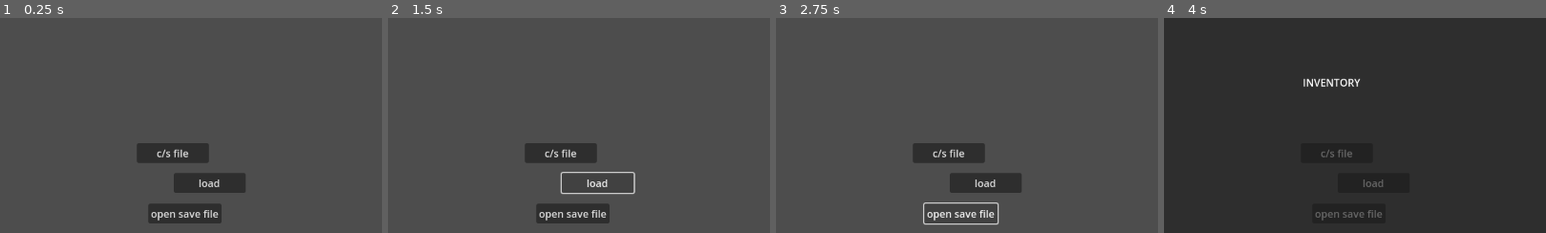
Above: before the commit, frames 1-4 (left to right).
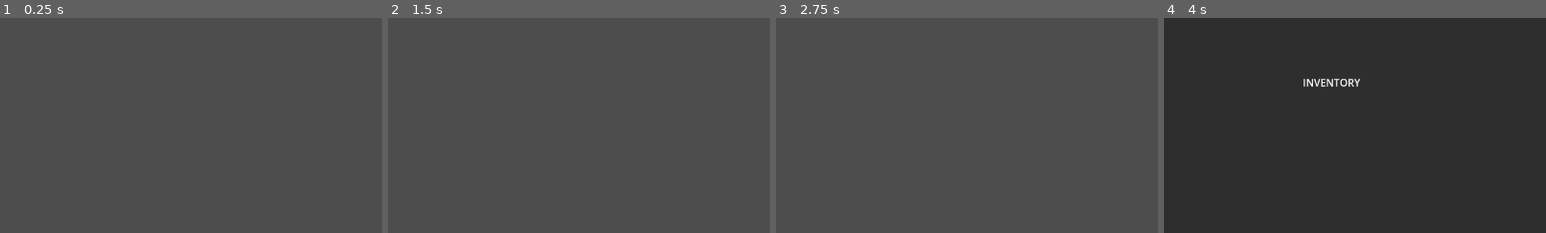
Above: after the commit, the same moments.

Repository: Normai11/gracearena
Game: Godot game, scene res://Scenes/Menus/Main/MainMenu.tscn
The game is run twice, just before and just after one commit, with the same random seed, the same clock (stepped at 60 frames per second) and the same inputs. The engine's default icon, where the game draws it, is replaced by a stand-in: a white triangle on a blue panel in a dark square.
Inputs (mouse positions are % of the whole screen's width and height, from its top left):
- Up to frame 1 (0.25 s): no input
- Up to frame 2 (1.5 s): click (71, 32) at 0.5 s, where only the run before the commit has a clickable "c/s file"; click (76, 39) at 1.25 s, where only the run before the commit has a clickable "load"
- Up to frame 3 (2.75 s): click (73, 46) at 2 s, where only the run before the commit has a clickable "open save file"
- Up to frame 4 (4 s): click "Start" at 2.75 s; click "placeholder" at 3.5 s
The pictures show only the part of the screen within x 49-99%, y 1-51%; the shares and areas given below are measured in that part.

The runs differ from the first frame. In frame 1, 4.7% of the frame differs, in the area x 36-65%, y 58-96%; in frame 2, 3.6%; in frame 3, 3.8%; in frame 4, 0.3%.

Commit message:
interact + other changes

Diff:
--- a/Scenes/Abilities/Perks/5.tscn
+++ b/Scenes/Abilities/Perks/5.tscn
@@ -4,7 +4,7 @@
 
 [node name="PanicAttack" type="Node"]
 script = ExtResource("1_r53xg")
-boostAmt = 225.0
+boostAmt = 150.0
 abilityID = 5
 duration = 2.0
 
--- a/Scenes/Characters/player.tscn
+++ b/Scenes/Characters/player.tscn
@@ -38,6 +38,13 @@
 [node name="CollisionBox" type="CollisionShape2D" parent="."]
 shape = SubResource("CapsuleShape2D_40svl")
 
+[node name="interactionArea" type="RayCast2D" parent="."]
+target_position = Vector2(90, 0)
+collision_mask = 64
+hit_from_inside = true
+collide_with_areas = true
+collide_with_bodies = false
+
 [node name="PLACEHOLDER" type="Sprite2D" parent="."]
 position = Vector2(0, 8)
 scale = Vector2(0.359375, 0.359375)
--- a/Scenes/Menus/Main/MainMenu.tscn
+++ b/Scenes/Menus/Main/MainMenu.tscn
@@ -179,33 +179,6 @@
 grow_vertical = 0
 text = "Start New"
 
-[node name="Button" type="Button" parent="Interface"]
-layout_mode = 0
-offset_left = 800.0
-offset_top = 201.0
-offset_right = 913.0
-offset_bottom = 232.0
-text = "c/s file"
-
-[node name="Button2" type="Button" parent="Interface"]
-layout_mode = 0
-offset_left = 858.0
-offset_top = 248.0
-offset_right = 971.0
-offset_bottom = 279.0
-text = "load"
-
-[node name="Button3" type="Button" parent="Interface"]
-layout_mode = 0
-offset_left = 818.0
-offset_top = 296.0
-offset_right = 931.0
-offset_bottom = 327.0
-text = "open save file"
-
 [connection signal="pressed" from="Interface/Play" to="." method="_Start_Pressed"]
 [connection signal="pressed" from="Interface/Settings" to="." method="_Settings_Pressed"]
 [connection signal="pressed" from="Interface/Credits" to="." method="_on_credits_pressed"]
-[connection signal="pressed" from="Interface/Button" to="." method="savefile"]
-[connection signal="pressed" from="Interface/Button2" to="." method="loadfile"]
-[connection signal="pressed" from="Interface/Button3" to="." method="_file_folder"]
--- a/Scenes/Menus/Main/settingsMenu.tscn
+++ b/Scenes/Menus/Main/settingsMenu.tscn
@@ -97,6 +97,30 @@
 anchor_bottom = 1.0
 grow_horizontal = 2
 grow_vertical = 2
+
+[node name="DEBUGsave" type="Button" parent="catGame"]
+layout_mode = 1
+offset_left = 8.0
+offset_top = 8.0
+offset_right = 121.0
+offset_bottom = 39.0
+text = "c/s file"
+
+[node name="DEBUGload" type="Button" parent="catGame"]
+layout_mode = 1
+offset_left = 128.0
+offset_top = 8.0
+offset_right = 241.0
+offset_bottom = 39.0
+text = "load"
+
+[node name="DEBUGopen" type="Button" parent="catGame"]
+layout_mode = 1
+offset_left = 248.0
+offset_top = 8.0
+offset_right = 363.0
+offset_bottom = 39.0
+text = "open save file"
 
 [node name="guiTransSlider" type="HSlider" parent="catGame"]
 layout_mode = 1
@@ -173,4 +197,7 @@
 autowrap_mode = 1
 
 [connection signal="pressed" from="Categories/catGame" to="." method="_Game_Open"]
+[connection signal="pressed" from="catGame/DEBUGsave" to="." method="savefile"]
+[connection signal="pressed" from="catGame/DEBUGload" to="." method="loadfile"]
+[connection signal="pressed" from="catGame/DEBUGopen" to="." method="_file_folder"]
 [connection signal="pressed" from="back" to="." method="_Return"]
--- a/Scenes/Menus/inGame/playerGUI.tscn
+++ b/Scenes/Menus/inGame/playerGUI.tscn
@@ -9,6 +9,7 @@
 [ext_resource type="Texture2D" uid="uid://cgwhmc62rw32h" path="res://Sprites/Menus/GUI/healthDisplay.png" id="5_6l8oc"]
 [ext_resource type="Texture2D" uid="uid://c0t0cnf4kg6km" path="res://Sprites/Menus/GUI/healthDisplayArmorSegmentL.png" id="7_tnhqr"]
 [ext_resource type="Texture2D" uid="uid://dfaq11t0rrmj8" path="res://Sprites/Menus/GUI/healthDisplayArmorSegmentR.png" id="8_5g412"]
+[ext_resource type="Texture2D" uid="uid://1luk1wxk4l12" path="res://Sprites/Menus/GUI/interactPrompt.png" id="9_5g412"]
 
 [sub_resource type="Animation" id="Animation_qpw34"]
 length = 0.001
@@ -238,6 +239,44 @@
 &"armorBreak": SubResource("Animation_e8jls"),
 &"armorForm": SubResource("Animation_avm3h"),
 &"wiggle": SubResource("Animation_6l8oc")
+}
+
+[sub_resource type="Animation" id="Animation_cqrjx"]
+resource_name = "loop"
+length = 0.8
+loop_mode = 1
+tracks/0/type = "value"
+tracks/0/imported = false
+tracks/0/enabled = true
+tracks/0/path = NodePath(".:frame")
+tracks/0/interp = 1
+tracks/0/loop_wrap = true
+tracks/0/keys = {
+"times": PackedFloat32Array(0, 0.4),
+"transitions": PackedFloat32Array(1, 1),
+"update": 1,
+"values": [0, 1]
+}
+
+[sub_resource type="Animation" id="Animation_khnq4"]
+length = 0.001
+tracks/0/type = "value"
+tracks/0/imported = false
+tracks/0/enabled = true
+tracks/0/path = NodePath(".:frame")
+tracks/0/interp = 1
+tracks/0/loop_wrap = true
+tracks/0/keys = {
+"times": PackedFloat32Array(0),
+"transitions": PackedFloat32Array(1),
+"update": 1,
+"values": [0]
+}
+
+[sub_resource type="AnimationLibrary" id="AnimationLibrary_utp2y"]
+_data = {
+&"RESET": SubResource("Animation_khnq4"),
+&"loop": SubResource("Animation_cqrjx")
 }
 
 [node name="GUI" type="CanvasLayer"]
@@ -268,6 +307,7 @@
 alignment = 2
 
 [node name="timerplaceholder" type="TextureRect" parent="HUDparent"]
+self_modulate = Color(0.321569, 0.321569, 0.321569, 0.509804)
 layout_mode = 1
 anchors_preset = 2
 anchor_top = 1.0
@@ -280,8 +320,11 @@
 
 [node name="display" type="Label" parent="HUDparent/timerplaceholder"]
 layout_mode = 0
-offset_right = 40.0
-offset_bottom = 23.0
+offset_left = 64.0
+offset_top = 32.0
+offset_right = 104.0
+offset_bottom = 55.0
+scale = Vector2(2, 2)
 text = "0:00"
 
 [node name="Healthbar" type="TextureProgressBar" parent="HUDparent"]
@@ -370,6 +413,18 @@
 pivot_offset = Vector2(50, 50)
 columns = 2
 
+[node name="prompt" type="Sprite2D" parent="HUDparent"]
+position = Vector2(600, 280)
+scale = Vector2(0.25, 0.25)
+texture = ExtResource("9_5g412")
+hframes = 2
+
+[node name="loop" type="AnimationPlayer" parent="HUDparent/prompt"]
+libraries = {
+&"": SubResource("AnimationLibrary_utp2y")
+}
+autoplay = "loop"
+
 [node name="debugObject" parent="." node_paths=PackedStringArray("parentRef") instance=ExtResource("2_qpw34")]
 z_index = 4
 parentRef = NodePath("..")
--- /dev/null
+++ b/Scenes/Objects/timeDoor.tscn
@@ -0,0 +1,29 @@
+[gd_scene load_steps=4 format=3 uid="uid://dmosm4lm85gtt"]
+
+[ext_resource type="Script" uid="uid://c7x0yrx14by1e" path="res://Scripts/Objects/timeDoor.gd" id="1_sxsni"]
+
+[sub_resource type="RectangleShape2D" id="RectangleShape2D_0alrq"]
+size = Vector2(36, 122)
+
+[sub_resource type="RectangleShape2D" id="RectangleShape2D_sxsni"]
+size = Vector2(146, 88)
+
+[node name="timeDoor" type="StaticBody2D"]
+script = ExtResource("1_sxsni")
+
+[node name="openTimer" type="Timer" parent="."]
+one_shot = true
+
+[node name="collisionBox" type="CollisionShape2D" parent="."]
+shape = SubResource("RectangleShape2D_0alrq")
+
+[node name="interactionArea" type="Area2D" parent="."]
+collision_layer = 64
+collision_mask = 0
+monitoring = false
+
+[node name="bounds" type="CollisionShape2D" parent="interactionArea"]
+shape = SubResource("RectangleShape2D_sxsni")
+debug_color = Color(0, 1, 0.372549, 0.419608)
+
+[connection signal="timeout" from="openTimer" to="." method="_timer_timeout"]
--- a/Scenes/test_stage.tscn
+++ b/Scenes/test_stage.tscn
@@ -1,8 +1,9 @@
-[gd_scene load_steps=7 format=3 uid="uid://b04o0wf67xtf4"]
+[gd_scene load_steps=8 format=3 uid="uid://b04o0wf67xtf4"]
 
 [ext_resource type="PackedScene" uid="uid://dcc6jvd4qehdq" path="res://Scenes/Characters/player.tscn" id="1_k0dl8"]
 [ext_resource type="PackedScene" uid="uid://kirlhu31xke3" path="res://Scenes/stageManager.tscn" id="1_s221r"]
 [ext_resource type="PackedScene" uid="uid://b2kdvlijym6qd" path="res://Scenes/Characters/Enemies/basicPatroller.tscn" id="3_s221r"]
+[ext_resource type="PackedScene" uid="uid://dmosm4lm85gtt" path="res://Scenes/Objects/timeDoor.tscn" id="4_qm2tv"]
 
 [sub_resource type="RectangleShape2D" id="RectangleShape2D_3gk40"]
 size = Vector2(1362, 164)
@@ -18,7 +19,7 @@
 [node name="stageManager" parent="." instance=ExtResource("1_s221r")]
 
 [node name="Player" parent="." instance=ExtResource("1_k0dl8")]
-position = Vector2(563, 363)
+position = Vector2(131, 387)
 
 [node name="mainplatform" type="StaticBody2D" parent="."]
 position = Vector2(579, 566)
@@ -33,10 +34,22 @@
 shape = SubResource("RectangleShape2D_3gk40")
 
 [node name="mainplatform3" type="StaticBody2D" parent="."]
-position = Vector2(2475, 414)
+position = Vector2(1956, 497)
 
 [node name="CollisionShape2D" type="CollisionShape2D" parent="mainplatform3"]
-position = Vector2(-520.75, 71)
+shape = SubResource("RectangleShape2D_s221r")
+
+[node name="mainplatform4" type="StaticBody2D" parent="."]
+position = Vector2(3116, 556)
+
+[node name="CollisionShape2D" type="CollisionShape2D" parent="mainplatform4"]
+shape = SubResource("RectangleShape2D_3gk40")
+
+[node name="mainplatform5" type="StaticBody2D" parent="."]
+position = Vector2(655, 170)
+rotation = 1.5708
+
+[node name="CollisionShape2D" type="CollisionShape2D" parent="mainplatform5"]
 shape = SubResource("RectangleShape2D_s221r")
 
 [node name="plat2" type="StaticBody2D" parent="."]
@@ -51,7 +64,7 @@
 debug_color = Color(4.33177e-07, 0.645153, 0.266197, 0.42)
 
 [node name="plat3" type="StaticBody2D" parent="."]
-position = Vector2(1067, 190)
+position = Vector2(2891, 257)
 collision_layer = 32
 collision_mask = 32
 
@@ -83,3 +96,15 @@
 
 [node name="infectPatroller4" parent="." instance=ExtResource("3_s221r")]
 position = Vector2(1744, 52)
+
+[node name="infectPatroller5" parent="." instance=ExtResource("3_s221r")]
+position = Vector2(2621, 424)
+
+[node name="infectPatroller6" parent="." instance=ExtResource("3_s221r")]
+position = Vector2(2921, 223)
+
+[node name="infectPatroller7" parent="." instance=ExtResource("3_s221r")]
+position = Vector2(3124, 433)
+
+[node name="timeDoor" parent="." instance=ExtResource("4_qm2tv")]
+position = Vector2(601, 423)
--- a/Scripts/Abilities/abDash.gd
+++ b/Scripts/Abilities/abDash.gd
@@ -31,8 +31,7 @@
 		player.move_and_slide()
 		if Input.is_action_just_pressed("jump"):
 			timer.emit_signal("timeout")
-			if not player.curJumps >= (player.maxJumps + player.extraJumps):
-				player.velocity.y = -player.jump_force / 1.25
+			player.velocity.y = -player.jump_force / 1.25
 
 func side_effect() -> void:
 	var tween = get_tree().create_tween()
--- a/Scripts/Abilities/abRam.gd
+++ b/Scripts/Abilities/abRam.gd
@@ -83,6 +83,7 @@
 			player.accel = 90
 			player.friction = 20
 			player.stun(-player.direction, speedCap / 3)
+			player.move_and_slide()
 
 func side_effect() -> void:
 	if 1 == 1:
--- a/Scripts/Abilities/abilityTemp.gd
+++ b/Scripts/Abilities/abilityTemp.gd
@@ -1,4 +1,8 @@
+## Script that handles basic ability traits.
+##
+## Abilities must inherit from this script to work properly, as this template also determines ability durations, cooldowns, and GUI configuration.
 class_name abilityTemp
+
 extends Node
 
 enum funcType {
@@ -11,20 +15,20 @@
 }
 
 @export_category("Identity")
-@export var abName : String
-@export var player : CharacterBody2D
-@export var abDisplay : Control
-@export var abilityID : int
-@export var function = funcType.CONTINUE
+@export var abName : String ## The name that will be displayed for the ability.
+@export var player : CharacterBody2D ## Player node. Is set automatically when added to the player.
+@export var abDisplay : Control ## The GUI node that displays information about this ability.
+@export var abilityID : int ## The ability's ID according to its file path/name.
+@export var function = funcType.CONTINUE ## Player's movement setting upon this ability's activation.
 var abilitySlot : int
 
 @export_category("Ability")
-@export var holdAbility : bool = false
-@export var onCooldown : bool
-@export var dmg : float
-@export var duration : float
-@export var cooldown : float
-@export var endlag : float
+@export var holdAbility : bool = false ## If true, this ability keybind must be held in order to function.
+@export var onCooldown : bool ## If true, this ability will not be able to be used until the cooldown is off.
+@export var dmg : float ## The amount of damage the ability inflicts on enemies if the ability has a hitbox.
+@export var duration : float ## The ability's lifespan.
+@export var cooldown : float ## The amount of time the ability must wait before being used again.
+@export var endlag : float ## The amount of time the player must wait before using another ability.
 
 func _ready() -> void:
 	print("Loaded!")
--- a/Scripts/Characters/player.gd
+++ b/Scripts/Characters/player.gd
@@ -1,6 +1,7 @@
 class_name Player
 extends CharacterBody2D
 
+@onready var interactArea = $interactionArea
 var abButtonRef = preload("res://Scenes/Menus/Main/inputButton.tscn")
 
 @export var loadGuiScene : PackedScene
@@ -48,6 +49,7 @@
 	add_child(loadObject)
 	add_abilities()
 	guiScene.update_health()
+	guiScene.show_prompt(false)
 
 	for child in addons.get_children():
 		if child.name != "movementComponent":
@@ -141,6 +143,10 @@
 	if moveType != 2 && moveType != 1 && moveType != 5:
 		if !movement == 0:
 			direction = movement
+	if direction == 1:
+		interactArea.rotation_degrees = 0
+	else:
+		interactArea.rotation_degrees = 180
 
 	if moveType == 5:
 		movement = 0
@@ -175,6 +181,8 @@
 	if moveType == 1:
 		velocity = Vector2.ZERO
 	move_and_slide()
+
+	check_interaction()
 
 func _process(_delta: float) -> void:
 	if iFrames != 0:
@@ -205,3 +213,15 @@
 	stunned = true
 	stunDir = dir
 	stunDist = dist
+
+func check_interaction() -> void:
+	if interactArea.is_colliding():
+		var target = interactArea.get_collider()
+		if target.monitorable:
+			guiScene.show_prompt()
+			if Input.is_action_just_pressed("interact"):
+				target.get_parent()._interacted()
+		else:
+			guiScene.show_prompt(false)
+	else:
+		guiScene.show_prompt(false)
--- a/Scripts/Menus/Main/mainmenu.gd
+++ b/Scripts/Menus/Main/mainmenu.gd
@@ -30,17 +30,6 @@
 	Global.loadfinishPath = "res://Scenes/Menus/Credits/creditMenu.tscn"
 	get_tree().change_scene_to_packed(loadingPath)
 
-
-func savefile() -> void:
-	Global._Save_Data()
-
-func loadfile() -> void:
-	Global._Load_Data()
-
-func _file_folder() -> void:
-	var folderPath = ProjectSettings.globalize_path(Global.savedataPath)
-	OS.shell_open(folderPath)
-
 func _Settings_Pressed() -> void:
 	var sceneRun = menuSettings.instantiate()
 	$Interface.add_child(sceneRun)
--- a/Scripts/Menus/Main/settingsMenu.gd
+++ b/Scripts/Menus/Main/settingsMenu.gd
@@ -36,3 +36,13 @@
 		switchMenu(0)
 	else:
 		queue_free()
+
+func savefile() -> void:
+	Global._Save_Data()
+
+func loadfile() -> void:
+	Global._Load_Data()
+
+func _file_folder() -> void:
+	var folderPath = ProjectSettings.globalize_path(Global.savedataPath)
+	OS.shell_open(folderPath)
--- a/Scripts/Menus/inGame/playerGUI.gd
+++ b/Scripts/Menus/inGame/playerGUI.gd
@@ -10,8 +10,11 @@
 var tween : Tween
 
 func _process(_delta: float) -> void:
-	$HUDparent/timerplaceholder/display.text = str(snapped(DataStore.timer, 0.01))
 	$HUDparent.modulate.a = DataStore.settings["guiTrans"]
+	#TIMER
+	var minutes = int(DataStore.timer / 60)
+	var seconds = DataStore.timer - minutes * 60
+	$HUDparent/timerplaceholder/display.text = '%02d:%02d' % [minutes, seconds]
 
 func _ready() -> void:
 	healthBar.max_value = player.max_health
@@ -31,6 +34,14 @@
 	else:
 		$HUDparent/Healthbar/Display/AnimationPlayer.play("armorBreak")
 
+func show_prompt(active : bool = true):
+	if active:
+		$HUDparent/prompt.visible = true
+		$HUDparent/prompt/loop.play("loop")
+	else:
+		$HUDparent/prompt.visible = false
+		$HUDparent/prompt/loop.stop()
+
 #func _refresh_perks():
 	#for item in DataStore.playerData["Passives"]:
 		#var subject = perkLoad.instantiate()
--- /dev/null
+++ b/Scripts/Objects/timeDoor.gd
@@ -0,0 +1,20 @@
+extends StaticBody2D
+
+@onready var timer = $openTimer
+@onready var collision = $collisionBox
+@onready var area = $interactionArea
+
+@export var openDuration : float = 1
+@export var stageTimer : float = 150.99
+
+func _ready() -> void:
+	timer.wait_time = openDuration
+
+func _interacted():
+	area.monitorable = false
+	timer.start()
+
+func _timer_timeout() -> void:
+	DataStore.timerJustActive = true
+	DataStore.timer = stageTimer
+	collision.disabled = true
--- a/Scripts/dataStore.gd
+++ b/Scripts/dataStore.gd
@@ -1,6 +1,8 @@
 extends Node
 
 var timer : float = 0.00
+var timerActive : bool = false
+var timerJustActive : bool = false
 
 @export var settings = {
 	"guiTrans" : 1
--- a/Scripts/stageManager.gd
+++ b/Scripts/stageManager.gd
@@ -1,10 +1,12 @@
 extends Node
 
-@export var maxTime : float = 150.00
 @export var roomgenAmt : int = 25
 
-func _ready() -> void:
-	$Timer.start(maxTime)
-
 func _process(delta: float) -> void:
-	DataStore.timer = $Timer.time_left
+	if DataStore.timerJustActive:
+		DataStore.timerJustActive = false
+		DataStore.timerActive = true
+		$Timer.wait_time = DataStore.timer
+		$Timer.start()
+	if DataStore.timerActive:
+		DataStore.timer = $Timer.time_left
--- a/debug_object.gd
+++ b/debug_object.gd
@@ -36,3 +36,13 @@
 func heal() -> void:
 	parentRef.player.health += $recover/HScrollBar.value
 	parentRef.update_health()
+
+func _on_settings_pressed() -> void:
+	var scene = load("res://Scenes/Menus/Main/settingsMenu.tscn")
+	var child = scene.instantiate()
+	parentRef.add_child(child)
+
+func _on_main_pressed() -> void:
+	var loadingPath = load("res://Scenes/Menus/loadingScreen.tscn")
+	Global.loadfinishPath = "res://Scenes/Menus/Main/MainMenu.tscn"
+	get_tree().change_scene_to_packed(loadingPath)
--- a/debug_object.tscn
+++ b/debug_object.tscn
@@ -43,6 +43,30 @@
 step = 1.0
 rounded = true
 
+[node name="settings" type="Button" parent="."]
+z_index = 5
+layout_mode = 1
+anchors_preset = 1
+anchor_left = 1.0
+anchor_right = 1.0
+offset_left = -117.0
+offset_top = 129.0
+offset_bottom = 160.0
+grow_horizontal = 0
+text = "Open Settings"
+
+[node name="main" type="Button" parent="."]
+z_index = 5
+layout_mode = 1
+anchors_preset = 1
+anchor_left = 1.0
+anchor_right = 1.0
+offset_left = -141.0
+offset_top = 161.0
+offset_bottom = 192.0
+grow_horizontal = 0
+text = "Go to Main Menu"
+
 [node name="Label" type="Label" parent="."]
 layout_mode = 1
 anchors_preset = 1
@@ -57,3 +81,5 @@
 
 [connection signal="pressed" from="reload" to="." method="_on_reload_pressed"]
 [connection signal="pressed" from="recover" to="." method="heal"]
+[connection signal="pressed" from="settings" to="." method="_on_settings_pressed"]
+[connection signal="pressed" from="main" to="." method="_on_main_pressed"]
--- a/project.godot
+++ b/project.godot
@@ -85,6 +85,11 @@
 "events": [Object(InputEventKey,"resource_local_to_scene":false,"resource_name":"","device":-1,"window_id":0,"alt_press …(191 unchanged characters)…
 ]
 }
+interact={
+"deadzone": 0.2,
+"events": [Object(InputEventKey,"resource_local_to_scene":false,"resource_name":"","device":-1,"window_id":0,"alt_pressed":false,"shift_pressed":false,"ctrl_pressed":false,"meta_pressed":false,"pressed":false,"keycode":0,"physical_keycode":69,"key_label":0,"unicode":101,"location":0,"echo":false,"script":null)
+]
+}
 
 [layer_names]
 
@@ -94,6 +99,7 @@
 2d_physics/layer_4="Hurt Player"
 2d_physics/layer_5="Hurt Enemy"
 2d_physics/layer_6="Semisolid"
+2d_physics/layer_7="Interaction"
 
 [physics]
 
Not shown: 1 places in Scenes/Menus/inGame/playerGUI.tscn that only renumber resources
Not shown, added: Scripts/Objects/timeDoor.gd.uid
Binary file added: Sprites/Menus/GUI/interactPrompt.png
Not shown, added: Sprites/Menus/GUI/interactPrompt.png.import
